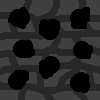
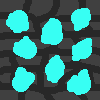
Before/after of a 100x100 layered artwork. What changed in the layer stack:
showed "Diamond" (1st of 2, in "V1 Assets") over [6, 7, 93, 95]
showed "Gold" (1st of 2, in "V1 Assets") over [6, 7, 93, 95]
showed "Iron" (1st of 2, in "V1 Assets") over [6, 7, 93, 95]
